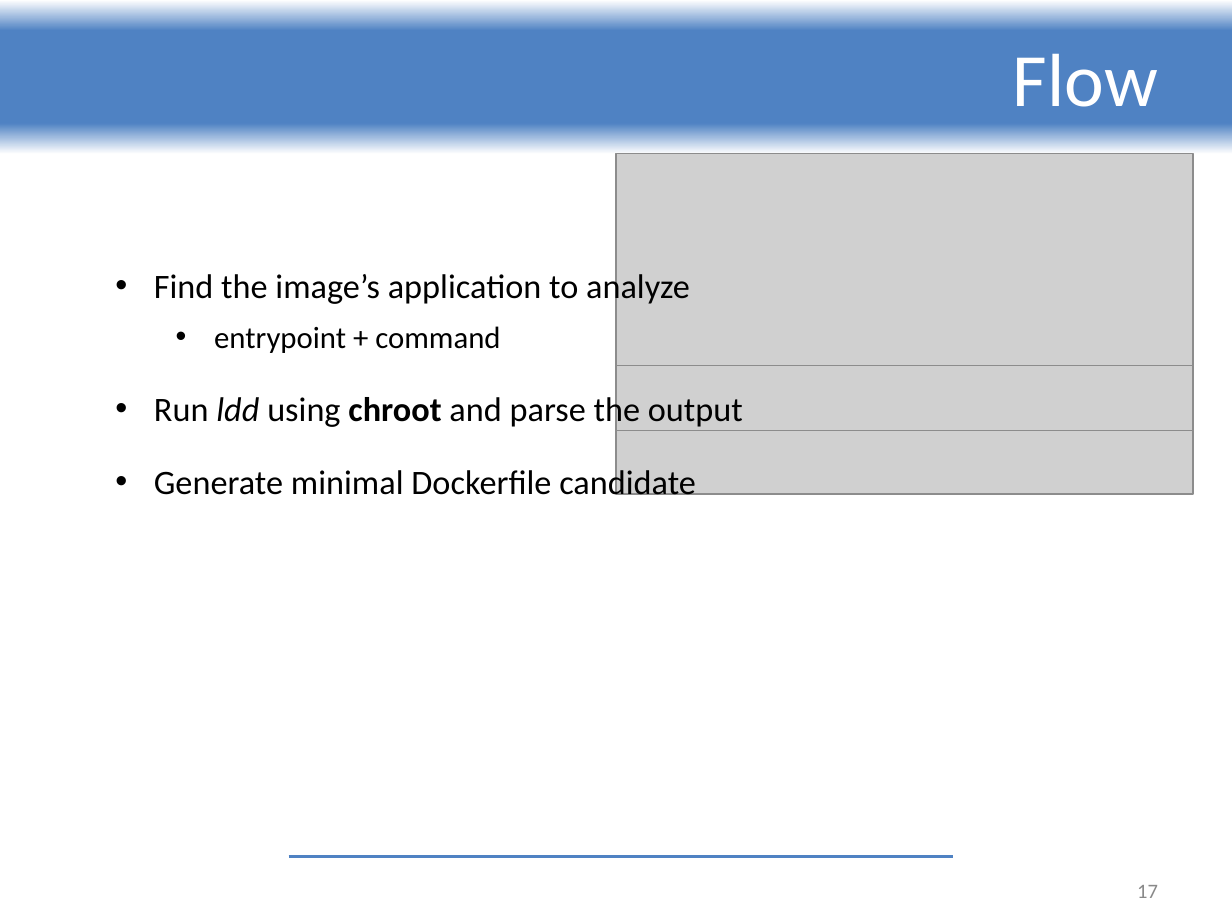
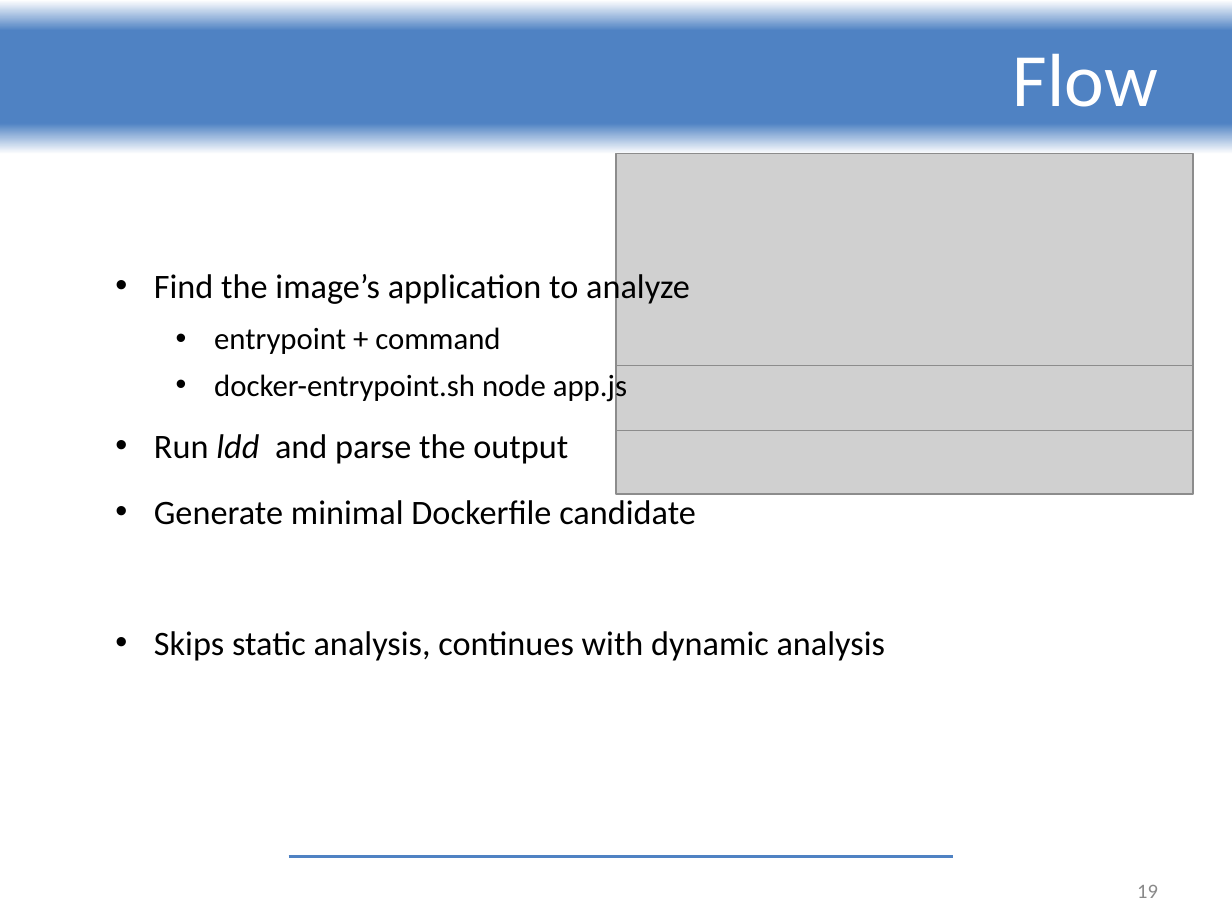
Before and after one commit to ReGeLePuMa/diploma, a slide deck: slide 19 of thesis/Diploma 2024-2025 - PETREA Andrei.pptx (slide 17 before the commit). Drawn at 1232x924 pixels with LibreOffice and Linux fonts; fonts in the diff are those of the drawing; grey boxes stand for pictures; background and template pictures are left out. Boxes give left, top, right and bottom in pixels: in the first picture for what was removed or moved away, otherwise in the second. Text is boxed around its words. In the diff, an @@ line names an element or a change of style, - is before the commit and + after.

```diff
--- a/thesis/Diploma 2024-2025 - PETREA Andrei.pptx
+++ b/thesis/Diploma 2024-2025 - PETREA Andrei.pptx
@@ text added at (214, 370, 627, 404), 18 pt, text #000000 @@
+• docker-entrypoint.sh node app.js
@@ text at (154, 434, 568, 464): text changed @@
-• Run ldd using chroot and parse the output
+• Run ldd and parse the output
@@ text "Generate minimal Dockerfile candidate" rewrapped from (154, 466, 696, 503) to (154, 500, 696, 525) @@
@@ text added at (154, 631, 885, 661), 20 pt, text #000000 @@
+• Skips static analysis, continues with dynamic analysis
@@ text at (1137, 885, 1158, 898): text changed @@
-17
+19
```
Also in this commit, not shown: 4 other slides changed, 5 slides removed.
